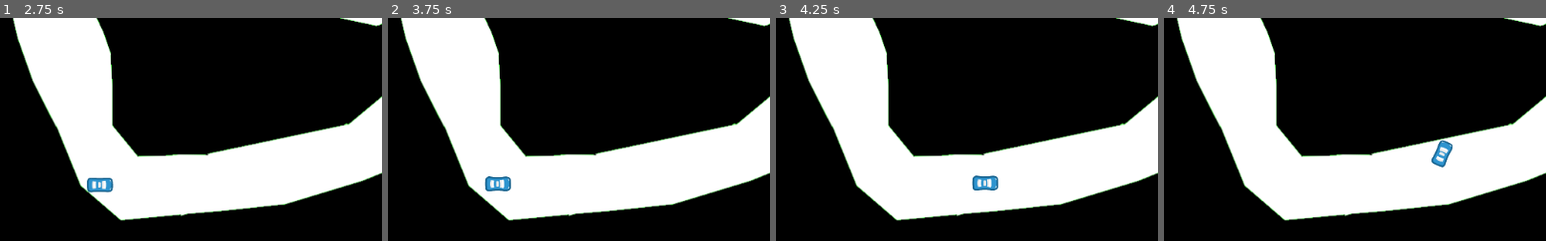
Above: before the commit, frames 1-4 (left to right).
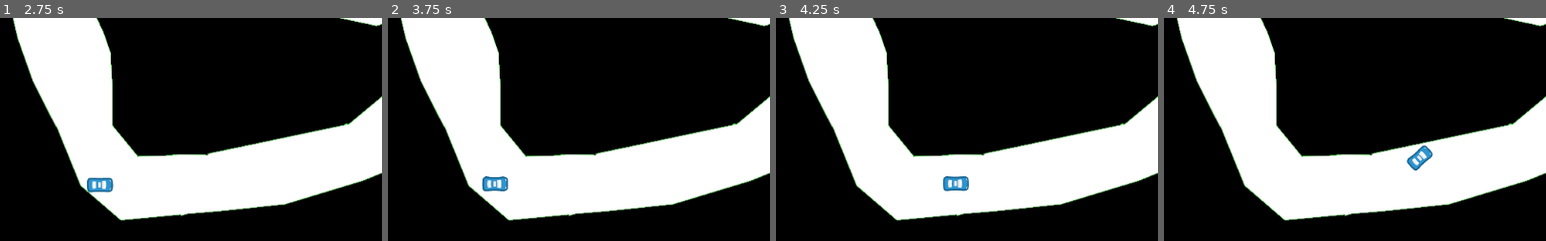
Above: after the commit, the same moments.

Repository: bolexpl/nn_race
Game: Godot game, scene res://MainMenu.tscn
Same seed, same stepped clock (60 frames per second), same inputs: the game is played once before the commit and once after it.
Inputs:
- Up to frame 1 (2.75 s): click "TRACK 1" at 0.5 s; tap Enter at 1.25 s; hold Right (ui_right) 1.28-2.03 s; tap Space at 2 s; hold Down (ui_down) from 2.03 s (still down)
- Up to frame 2 (3.75 s): release Down (ui_down) at 2.78 s; hold Right (ui_right) 2.78-3.53 s; tap Enter at 3.5 s; hold Up (ui_up) from 3.53 s (still down)
- Up to frame 3 (4.25 s): keep holding Up (ui_up)
- Up to frame 4 (4.75 s): release Up (ui_up) at 4.28 s; hold Left (ui_left) from 4.28 s (still down)
The pictures show only the part of the screen within x 0-50%, y 50-100%; the shares and areas given below are measured in that part.

Frame 1 is identical in both runs. In frame 2, 0.4% of the frame differs, in the area x 24-33%, y 70-78%; in frame 3, 0.8%; in frame 4, 0.8%, in the area x 63-76%, y 54-69%.

Commit message:
a

Diff:
--- a/Car.gd
+++ b/Car.gd
@@ -17,7 +17,7 @@
 export var steering_angle = 15  # Amount that front wheel turns, in degrees
 export var steering_scale = 1.7
 # acceleration
-export var engine_power = 800  # Forward acceleration force.
+export var engine_power = 600  # Forward acceleration force.
 # friction, drag
 export var friction = -0.9
 export var drag = -0.0015
@@ -98,13 +98,22 @@
 	var turn_param = 0
 	var accel_param = 0
 	if Input.is_action_pressed("ui_right"):
-		turn_param += Input.get_action_strength("ui_right") * steering_scale
+		turn_param += 1
 	if Input.is_action_pressed("ui_left"):
-		turn_param -= Input.get_action_strength("ui_left") * steering_scale
+		turn_param -= 1
 	if Input.is_action_pressed("ui_up"):
-		accel_param += Input.get_action_strength("ui_up")
+		accel_param += 1
 	if Input.is_action_pressed("ui_down"):
-		accel_param -= Input.get_action_strength("ui_down")
+		accel_param -= 1
+
+	if Input.is_action_pressed("turn_right"):
+		turn_param += Input.get_action_strength("turn_right") * steering_scale
+	if Input.is_action_pressed("turn_left"):
+		turn_param -= Input.get_action_strength("turn_left") * steering_scale
+	if Input.is_action_pressed("accelerate"):
+		accel_param += Input.get_action_strength("accelerate")
+	if Input.is_action_pressed("brake"):
+		accel_param -= Input.get_action_strength("brake")
 	set_input(turn_param, accel_param)
 
 
--- a/project.godot
+++ b/project.godot
@@ -26,31 +26,47 @@
 [input]
 
 ui_left={
-"deadzone": 0.1,
+"deadzone": 0.5,
 "events": [ Object(InputEventKey,"resource_local_to_scene":false,"resource_name":"","device":0,"alt":false,"shift":false,"control":false,"meta":false,"command":false,"pressed":false,"scancode":16777231,"unicode":0,"echo":false,"script":null)
 , Object(InputEventKey,"resource_local_to_scene":false,"resource_name":"","device":0,"alt":false,"shift":false,"control":false,"meta":false,"command":false,"pressed":false,"scancode":65,"unicode":0,"echo":false,"script":null)
-, Object(InputEventJoypadMotion,"resource_local_to_scene":false,"resource_name":"","device":0,"axis":0,"axis_value":-1.0,"script":null)
  ]
 }
 ui_right={
-"deadzone": 0.1,
+"deadzone": 0.5,
 "events": [ Object(InputEventKey,"resource_local_to_scene":false,"resource_name":"","device":0,"alt":false,"shift":false,"control":false,"meta":false,"command":false,"pressed":false,"scancode":16777233,"unicode":0,"echo":false,"script":null)
 , Object(InputEventKey,"resource_local_to_scene":false,"resource_name":"","device":0,"alt":false,"shift":false,"control":false,"meta":false,"command":false,"pressed":false,"scancode":68,"unicode":0,"echo":false,"script":null)
-, Object(InputEventJoypadMotion,"resource_local_to_scene":false,"resource_name":"","device":0,"axis":0,"axis_value":1.0,"script":null)
  ]
 }
 ui_up={
-"deadzone": 0.1,
+"deadzone": 0.5,
 "events": [ Object(InputEventKey,"resource_local_to_scene":false,"resource_name":"","device":0,"alt":false,"shift":false,"control":false,"meta":false,"command":false,"pressed":false,"scancode":16777232,"unicode":0,"echo":false,"script":null)
 , Object(InputEventKey,"resource_local_to_scene":false,"resource_name":"","device":0,"alt":false,"shift":false,"control":false,"meta":false,"command":false,"pressed":false,"scancode":87,"unicode":0,"echo":false,"script":null)
-, Object(InputEventJoypadMotion,"resource_local_to_scene":false,"resource_name":"","device":0,"axis":7,"axis_value":1.0,"script":null)
  ]
 }
 ui_down={
-"deadzone": 0.1,
+"deadzone": 0.5,
 "events": [ Object(InputEventKey,"resource_local_to_scene":false,"resource_name":"","device":0,"alt":false,"shift":false,"control":false,"meta":false,"command":false,"pressed":false,"scancode":16777234,"unicode":0,"echo":false,"script":null)
 , Object(InputEventKey,"resource_local_to_scene":false,"resource_name":"","device":0,"alt":false,"shift":false,"control":false,"meta":false,"command":false,"pressed":false,"scancode":83,"unicode":0,"echo":false,"script":null)
-, Object(InputEventJoypadMotion,"resource_local_to_scene":false,"resource_name":"","device":0,"axis":6,"axis_value":1.0,"script":null)
+ ]
+}
+accelerate={
+"deadzone": 0.1,
+"events": [ Object(InputEventJoypadMotion,"resource_local_to_scene":false,"resource_name":"","device":0,"axis":7,"axis_value":1.0,"script":null)
+ ]
+}
+brake={
+"deadzone": 0.1,
+"events": [ Object(InputEventJoypadMotion,"resource_local_to_scene":false,"resource_name":"","device":0,"axis":6,"axis_value":1.0,"script":null)
+ ]
+}
+turn_left={
+"deadzone": 0.1,
+"events": [ Object(InputEventJoypadMotion,"resource_local_to_scene":false,"resource_name":"","device":0,"axis":0,"axis_value":-1.0,"script":null)
+ ]
+}
+turn_right={
+"deadzone": 0.1,
+"events": [ Object(InputEventJoypadMotion,"resource_local_to_scene":false,"resource_name":"","device":0,"axis":0,"axis_value":1.0,"script":null)
  ]
 }
 
